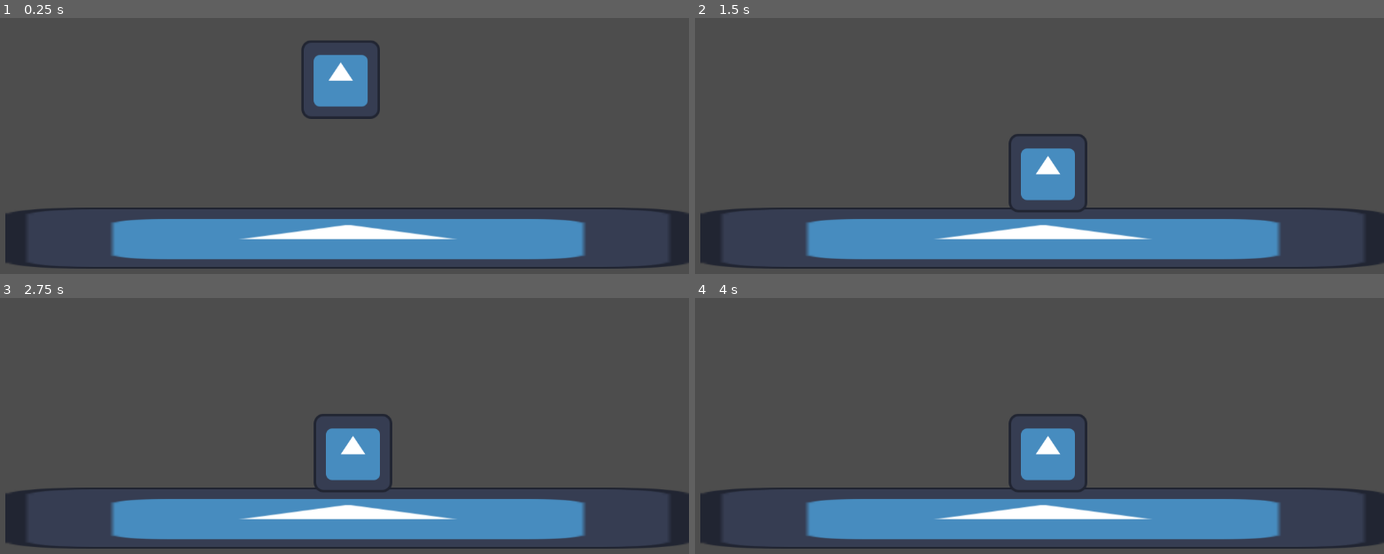
Above: before the commit, frames 1-4 (two rows, left to right).
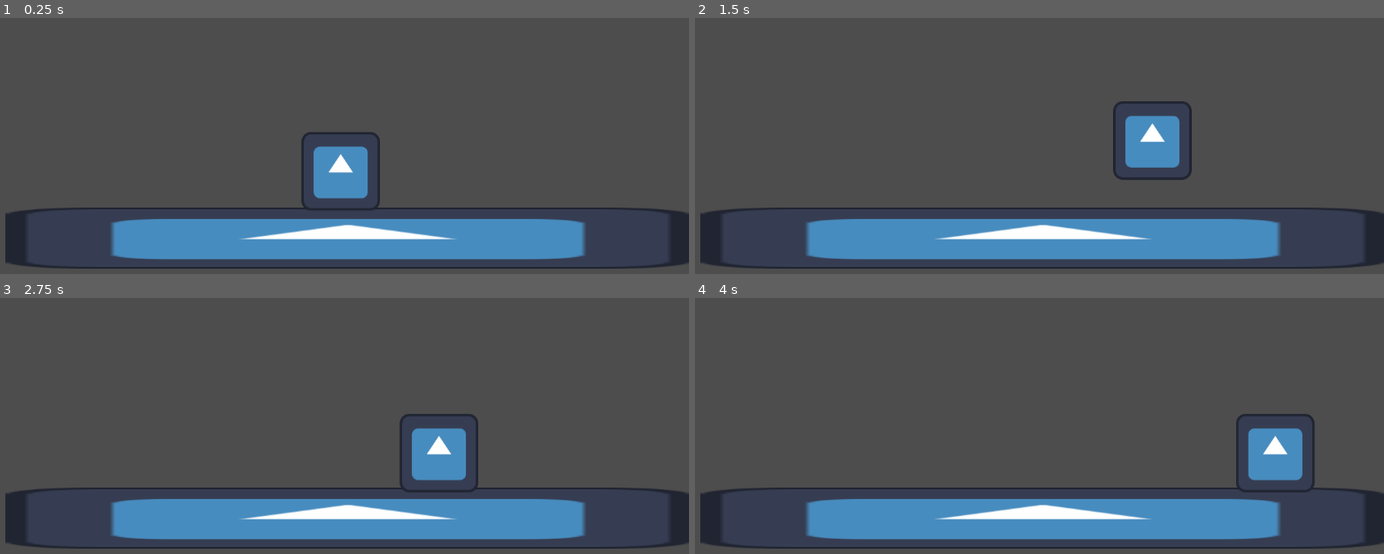
Above: after the commit, the same moments.

Repository: AleksaFreelanceIt/Lichdom-Mass
Game: Godot game, scene res://Scene.tscn
Same seed, same stepped clock (60 frames per second), same inputs: the game is played once before the commit and once after it. The engine's default icon, where the game draws it, is replaced by a stand-in: a white triangle on a blue panel in a dark square.
Inputs (mouse positions are in pixels of both pictures, inside the frame that each line leads up to):
- Up to frame 1 (0.25 s): no input
- Up to frame 2 (1.5 s): tap Enter at 0.5 s; move the mouse to (1184, 92) at 0.52 s; hold Ctrl (Crouch) 0.53-1.28 s; hold D (Right) from 0.53 s (still down); click (1184, 92) at 0.67 s; tap Space (Jump) at 0.77, 0.8, 1.07, 1.35 s; move the mouse to (887, 133) at 1.27 s
- Up to frame 3 (2.75 s): tap Space (Jump) at 1.52, 1.82, 2.3 s; tap Ctrl (Crouch) at 1.55 s; move the mouse to (406, 305) at 2.02 s; release D (Right) at 2.03 s; hold A (Left) from 2.03 s (still down); hold Ctrl (Crouch) from 2.03 s (still down)
- Up to frame 4 (4 s): move the mouse to (998, 472) at 2.77 s; release A (Left) at 2.78 s; release Ctrl (Crouch) at 2.78 s; hold D (Right) from 2.78 s (still down); tap Ctrl (Crouch) at 2.85 s; click (998, 472) at 2.92 s; tap Space (Jump) at 3.02, 3.32, 3.6, 3.77 s; move the mouse to (1239, 451) at 3.52 s

The runs differ from the first frame. In frame 1, 4.0% of the frame differs, in the area x 43-56%, y 8-76%; in frame 2, 4.1%, in the area x 45-73%, y 32-76%; in frame 3, 4.1%; in frame 4, 4.1%.
Error before the commit: Invalid call. Nonexistent function 'enter_state' in base 'Node (crouch_state.gd)'. (res://Scripts/Player/Player.gd:16)

Commit message:
Overhaul of the state sistem and fixed jumping

Diff:
--- a/Scene.tscn
+++ b/Scene.tscn
@@ -9,4 +9,4 @@
 position = Vector2(597, 529)
 
 [node name="CharacterBody2D" parent="." instance=ExtResource("2_j2eoc")]
-position = Vector2(585, 242)
+position = Vector2(585, 420)
--- a/Scripts/Player/Player.gd
+++ b/Scripts/Player/Player.gd
@@ -3,12 +3,13 @@
 const JUMP_VELOCITY = -400.0;
 var current_state;
 var last_facing_direction = 1; #1 desno -1 levo
-@onready var player_sprite: Sprite2D = $playerSprite;
+@export var player_sprite: Sprite2D;
 
 func _ready() -> void:
 	change_state("Idle");
 
 func change_state(new_state_name: String):
+	print(new_state_name);
 	if current_state:
 		current_state.exit_state();
 	current_state = get_node(new_state_name);
@@ -16,7 +17,7 @@
 		current_state.enter_state(self);
 
 func _physics_process(delta: float) -> void:
-	var direction = Input.get_axis("ui_left","ui_right");
+	var direction = Input.get_axis("Left","Right");
 	if direction != 0:
 		last_facing_direction = sign(direction);
 	if not is_on_floor():
--- a/Scripts/Player/States/idle_state.gd
+++ b/Scripts/Player/States/idle_state.gd
@@ -1,13 +1,21 @@
-extends PlayerState
+extends State
+class_name IdleState
 
-func enter_state(player_node):
-	super(player_node);
-	player.velocity.x = 0;
+func enter():
+	print("Entering idle state")
 
-func handle_input(_delta):
-	if Input.is_action_just_pressed("Jump") and player.is_on_floor():
-		player.change_state("Jump");
-	elif Input.get_axis("Left","Right") != 0:
-		player.change_state("Walk");
-	elif Input.is_action_pressed("Crouch") and player.is_on_floor():
-		player.change_state("Crouch");
+func exit():
+	pass
+
+func update(delta: float):
+	pass
+
+func physics_update(delta: float):
+	pass
+
+func handle_input(event: InputEvent):
+	if Input.is_action_pressed("Left") or Input.is_action_pressed("Right"):
+		state_machine.change_state("Walk")
+	elif Input.is_action_just_pressed("Jump"):
+		state_machine.change_state("Jump")
+	pass
--- a/Scripts/Player/States/jump_state.gd
+++ b/Scripts/Player/States/jump_state.gd
@@ -1,11 +1,29 @@
-extends PlayerState
+extends State
+class_name JumpState
 
-func enter_state(player_node):
-	super(player_node);
-	player.velocity.y = player.JUMP_VELOCITY;
+func enter():
+	var character = state_machine.get_parent()
+	character.velocity.y = -400
 
-func _handle_input(_delta):
-	if player.is_on_floor() and player.velocity.x == 0:
-		player.change_state("Idle");
-	elif player.is_on_floor() and player.velocity.x !=0:
-		player.change_state("Walk")
+func exit():
+	pass
+
+func update(delta: float):
+	pass
+
+func physics_update(delta: float):
+	var character = state_machine.get_parent()
+
+	character.velocity.y += 900 * delta
+
+	var direction = Input.get_axis("Left","Right")
+	character.velocity.x = direction * 200
+
+	character.move_and_slide()
+	if character.is_on_floor():
+		if direction != 0:
+			state_machine.change_state("Walk")
+		else:
+			state_machine.change_state("Idle")
+func handle_input(event: InputEvent):
+	pass
--- a/Scripts/Player/States/player_state.gd
+++ /dev/null
@@ -1,13 +0,0 @@
-extends Node
-class_name PlayerState
-
-var player;
-
-func enter_state(player_node):
-	player = player_node;
-
-func exit_state():
-	pass
-
-func handle_input(_delta):
-	pass
--- a/Scripts/Player/States/player_state_machine.gd
+++ /dev/null
@@ -1 +0,0 @@
-extends Node
--- /dev/null
+++ b/Scripts/Player/States/state.gd
@@ -0,0 +1,19 @@
+extends Node
+class_name State
+
+var state_machine: StateMachine
+
+func enter():
+	pass
+
+func exit():
+	pass
+
+func update(delta: float):
+	pass
+
+func physics_update(delta: float):
+	pass
+
+func handle_input(event: InputEvent):
+	pass
--- /dev/null
+++ b/Scripts/Player/States/state_machine.gd
@@ -0,0 +1,35 @@
+extends Node
+class_name StateMachine
+
+@export var initial_state: State
+var current_state: State
+var states: Dictionary = {}
+
+func _ready() -> void:
+	for child in get_children():
+		if child is State:
+			states[child.name.to_lower()] = child
+			child.state_machine = self
+
+	if initial_state:
+		change_state(initial_state.name.to_lower())
+
+func _process(delta: float) -> void:
+	if current_state:
+		current_state.update(delta)
+
+func _physics_process(delta: float) -> void:
+	if current_state:
+		current_state.physics_update(delta)
+
+func _input(event: InputEvent) -> void:
+	if current_state:
+		current_state.handle_input(event)
+
+
+func change_state(new_state_name: String) -> void:
+	if current_state:
+		current_state.exit()
+	current_state = states.get(new_state_name.to_lower())
+	if current_state:
+		current_state.enter()
--- a/Scripts/Player/States/walk_state.gd
+++ b/Scripts/Player/States/walk_state.gd
@@ -1,12 +1,25 @@
-extends PlayerState
+extends State
+class_name WalkState
 
-func handle_input(_delta):
-	var direction = Input.get_axis("Left","Right");
-	if direction != 0:
-		player.velocity.x = direction * player.SPEED;
-	else:
-		player.change_state("Idle");
-	if Input.is_action_just_pressed("Jump") and player.is_on_floor():
-		player.change_state("Jump");
-	elif Input.is_action_pressed("Crouch") and player.is_on_floor():
-		player.change_state("Crouch");
+func enter():
+	pass
+
+func exit():
+	pass
+
+func update(delta: float):
+	pass
+
+func physics_update(delta: float):
+	var character = state_machine.get_parent()
+	var direction = Input.get_axis("Left","Right")
+
+	if direction ==0:
+		state_machine.change_state("Idle")
+		return
+	character.velocity.x = direction * 200
+	character.move_and_slide()
+
+func handle_input(event: InputEvent):
+	if Input.is_action_just_pressed("Jump"):
+		state_machine.change_state("Jump")
--- a/player.tscn
+++ b/player.tscn
@@ -1,7 +1,7 @@
 [gd_scene load_steps=10 format=3 uid="uid://tq4sgd2xbedo"]
 
-[ext_resource type="Script" uid="uid://xhfsu3o1v0sr" path="res://Scripts/Player/Player.gd" id="1_dw050"]
 [ext_resource type="Texture2D" uid="uid://btxhjird8s867" path="res://icon.svg" id="2_b26j0"]
+[ext_resource type="Script" uid="uid://dubtnxgs5s41s" path="res://Scripts/Player/States/state_machine.gd" id="2_dw050"]
 [ext_resource type="Script" uid="uid://ckw1t5wbpvgf3" path="res://Scripts/Player/States/idle_state.gd" id="3_n7ghd"]
 [ext_resource type="Script" uid="uid://be2qj4ydshpf8" path="res://Scripts/Player/States/walk_state.gd" id="4_nvl01"]
 [ext_resource type="Script" uid="uid://c8jmdk83drkt8" path="res://Scripts/Player/States/sprint_state.gd" id="5_ivps1"]
@@ -13,7 +13,6 @@
 size = Vector2(122, 120)
 
 [node name="CharacterBody2D" type="CharacterBody2D"]
-script = ExtResource("1_dw050")
 
 [node name="CollisionShape2D" type="CollisionShape2D" parent="."]
 shape = SubResource("RectangleShape2D_u1c27")
@@ -21,20 +20,24 @@
 [node name="Sprite2D" type="Sprite2D" parent="."]
 texture = ExtResource("2_b26j0")
 
-[node name="Idle" type="Node" parent="."]
+[node name="State Machine" type="Node" parent="." node_paths=PackedStringArray("initial_state")]
+script = ExtResource("2_dw050")
+initial_state = NodePath("Idle")
+
+[node name="Idle" type="Node" parent="State Machine"]
 script = ExtResource("3_n7ghd")
 
-[node name="Walk" type="Node" parent="."]
+[node name="Walk" type="Node" parent="State Machine"]
 script = ExtResource("4_nvl01")
 
-[node name="Sprint" type="Node" parent="."]
+[node name="Sprint" type="Node" parent="State Machine"]
 script = ExtResource("5_ivps1")
 
-[node name="Crouch" type="Node" parent="."]
+[node name="Crouch" type="Node" parent="State Machine"]
 script = ExtResource("6_urp6f")
 
-[node name="Slide" type="Node" parent="."]
+[node name="Slide" type="Node" parent="State Machine"]
 script = ExtResource("7_bwjto")
 
-[node name="Jump" type="Node" parent="."]
+[node name="Jump" type="Node" parent="State Machine"]
 script = ExtResource("8_606se")
--- a/project.godot
+++ b/project.godot
@@ -14,6 +14,10 @@
 run/main_scene="uid://yk6yyhj4p8o6"
 config/features=PackedStringArray("4.4", "Forward Plus")
 config/icon="res://icon.svg"
+
+[editor_plugins]
+
+enabled=PackedStringArray("res://addons/ridiculous_coding/plugin.cfg")
 
 [input]
 
Renamed: Scripts/Player/States/player_state.gd.uid -> Scripts/Player/States/state.gd.uid
Renamed: Scripts/Player/States/player_state_machine.gd.uid -> Scripts/Player/States/state_machine.gd.uid
Binary file added: addons/ridiculous_coding/GravityBold8.ttf
Not shown, added: addons/ridiculous_coding/GravityBold8.ttf.import
Not shown, added: addons/ridiculous_coding/blip.gd
Not shown, added: addons/ridiculous_coding/blip.gd.uid
Binary file added: addons/ridiculous_coding/blip.png
Not shown, added: addons/ridiculous_coding/blip.png.import
Not shown, added: addons/ridiculous_coding/blip.tscn
Not shown, added: addons/ridiculous_coding/blip.wav.import
Not shown, added: addons/ridiculous_coding/boom.gd
Not shown, added: addons/ridiculous_coding/boom.gd.uid
(and 24 more such lines)
